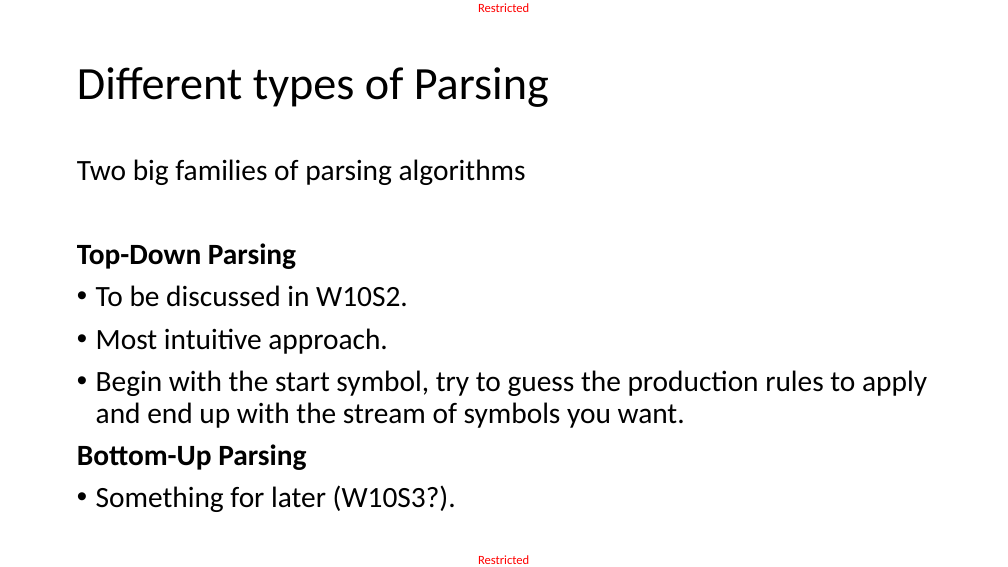
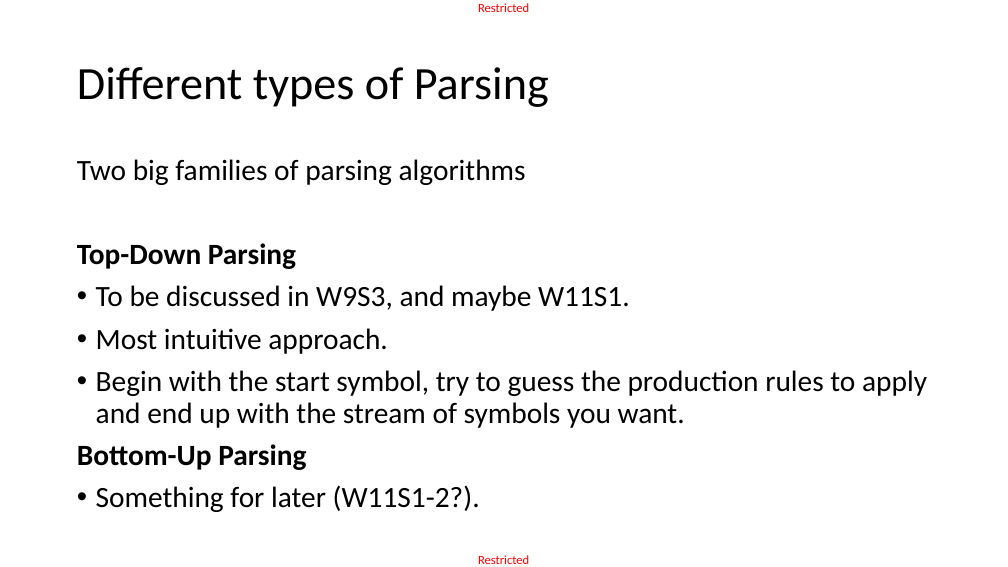
Before and after one commit to matthieudemari/SUTD_PLC_50_051, a slide deck: slide 4 of W9/W9S3 - TopDown/W9S3.pptx. Drawn at 1008x567 pixels with LibreOffice and Linux fonts; fonts in the diff are those of the drawing. Boxes give left, top, right and bottom in pixels: in the first picture for what was removed or moved away, otherwise in the second. Text is boxed around its words. In the diff, an @@ line names an element or a change of style, - is before the commit and + after.

```diff
--- a/W9/W9S3 - TopDown/W9S3.pptx
+++ b/W9/W9S3 - TopDown/W9S3.pptx
@@ text at (96,285,630,311): text changed @@
-• To be discussed in W10S2.
+• To be discussed in W9S3, and maybe W11S1.
@@ text at (96,485,480,512): text changed @@
-• Something for later (W10S3?).
+• Something for later (W11S1-2?).
```
Also in this commit, not shown: 3 other files.
